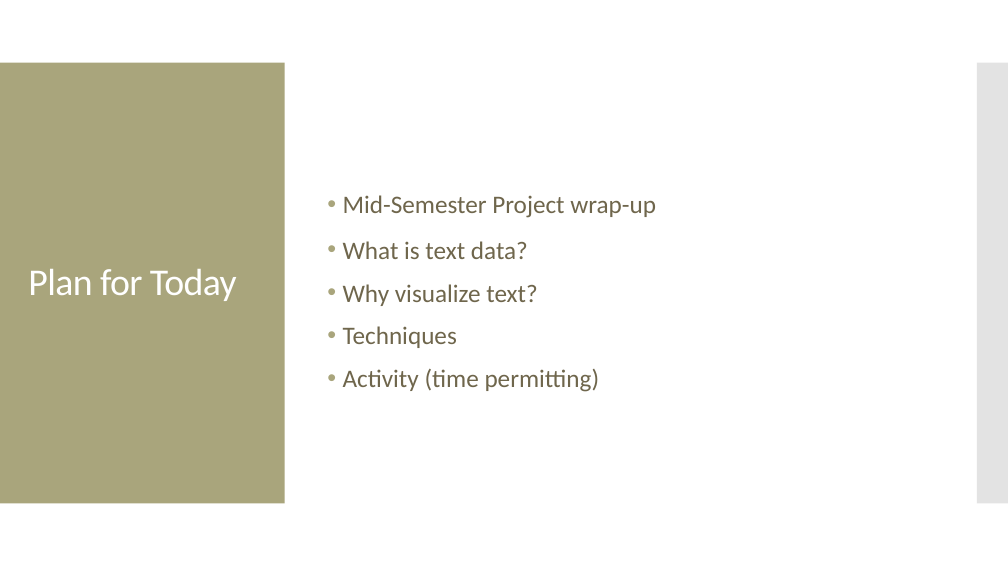
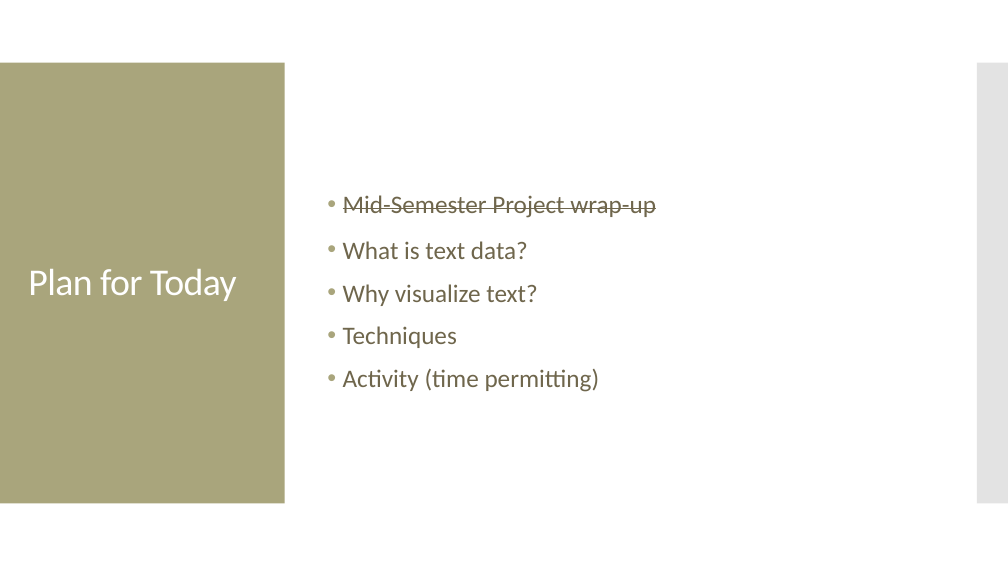
Before and after one commit to amosca01/SDS-CSC109, a slide deck: slide 2 of slides/13-text.pptx. Drawn at 1008x567 pixels with LibreOffice and Linux fonts; fonts in the diff are those of the drawing. Boxes give left, top, right and bottom in pixels: in the first picture for what was removed or moved away, otherwise in the second. Text is boxed around its words. In the diff, an @@ line names an element or a change of style, - is before the commit and + after.

```diff
--- a/slides/13-text.pptx
+++ b/slides/13-text.pptx
@@ text at box(343, 195, 656, 218): strikethrough on in "Mid-Semester Project wrap-up" @@
```
Also in this commit, not shown: 3 other slides changed, 2 other files.
